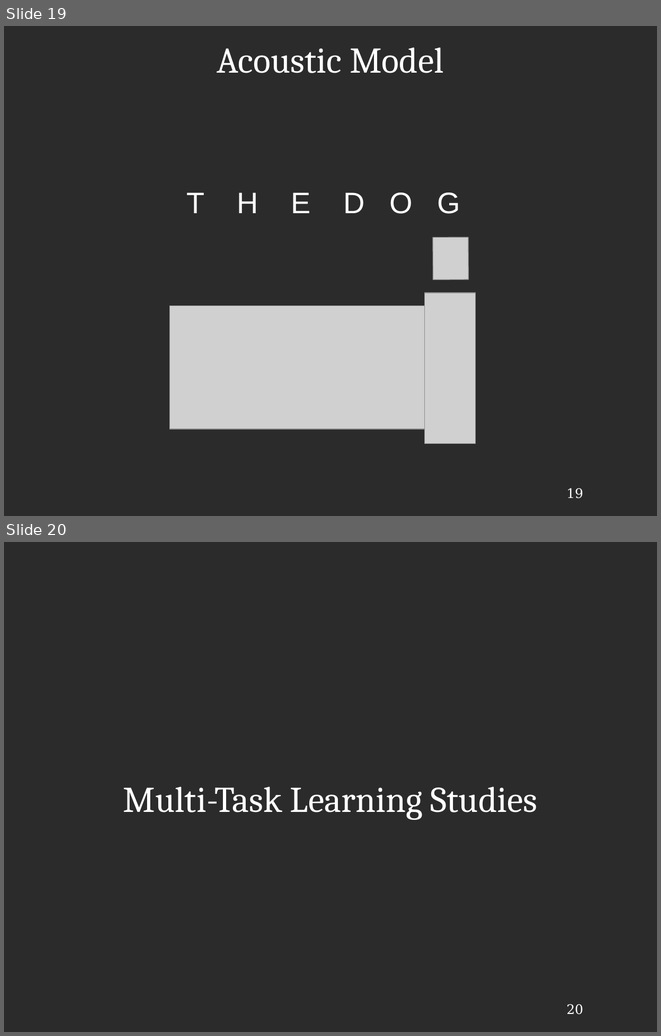
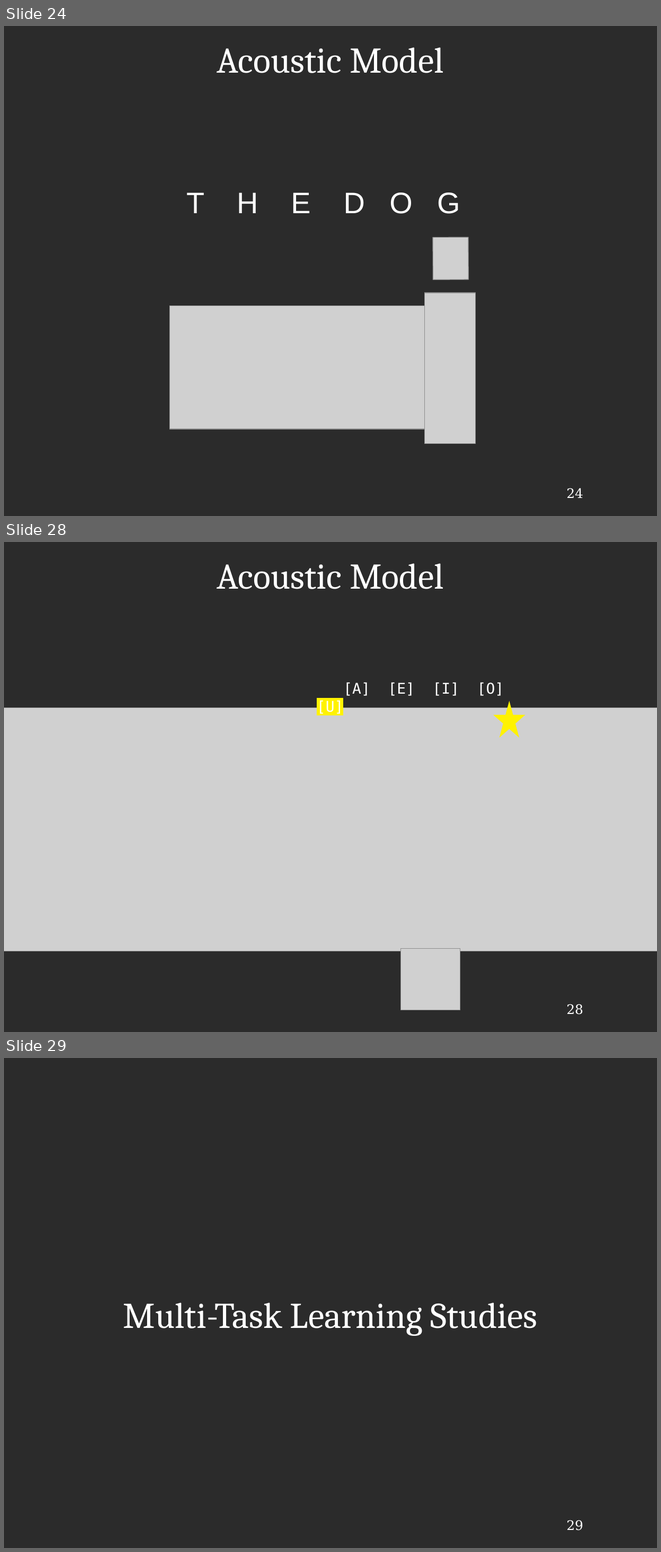
Before and after one commit to JRMeyer/defense, a slide deck: defense.odp. Shown one above the other, each under a label of ours: slides 19 and 20 before the commit, slides 24, 28 and 29 after it; the slides between them are not shown. The pictures are 661x1036 and 661x1552 pixels, drawn with LibreOffice and Linux fonts; fonts in the diff are those of the drawing; grey boxes stand for pictures; background and template pictures are left out; a plain dark background stands for a picture behind light text. Boxes give left, top, right and bottom in pixels: in the first picture for what was removed or moved away, otherwise in the second. Text is boxed around its words. In the diff, an @@ line names an element or a change of style, - is before the commit and + after.

```diff
--- a/defense.odp
+++ b/defense.odp
@@ slide 28 added at [4, 542, 657, 1032], background picture (left out); not listed: 1 template element that a slide beside it also shows @@
@@ title added at [217, 563, 444, 589], 44 pt, text #FFFFFF @@
+Acoustic Model
@@ text added at [317, 682, 504, 714], 18 pt, text #FFFFFF @@
+[A] [E] [I] [O] [U]
@@ picture added at [4, 708, 657, 951] @@
@@ star added at [493, 701, 526, 738], fill #FFF200 @@
@@ picture added at [401, 949, 460, 1010] @@
@@ what was slide 19 is now slide 24 @@
@@ page number at [566, 488, 583, 498]: text changed @@
-19
+24
@@ what was slide 20 is now slide 29 @@
@@ page number at [566, 1520, 583, 1530]: text changed @@
-20
+29
```
Also in this commit, not shown: 23 slides changed, 13 other slides added, 1 slide removed, 4 other files.
